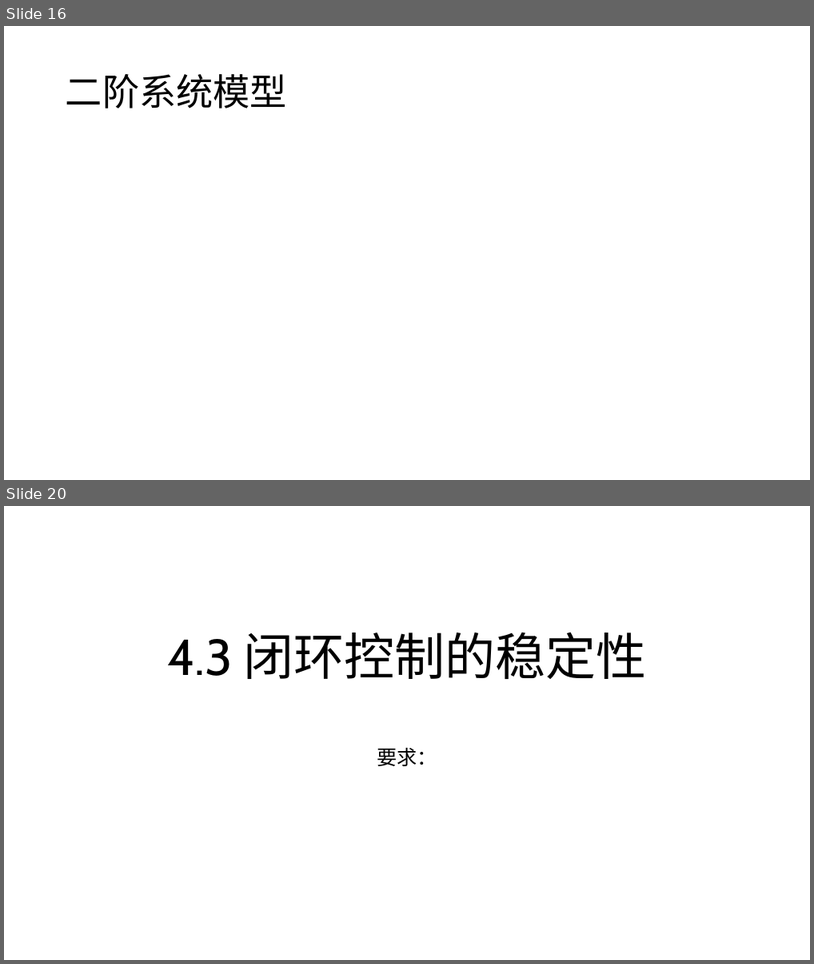
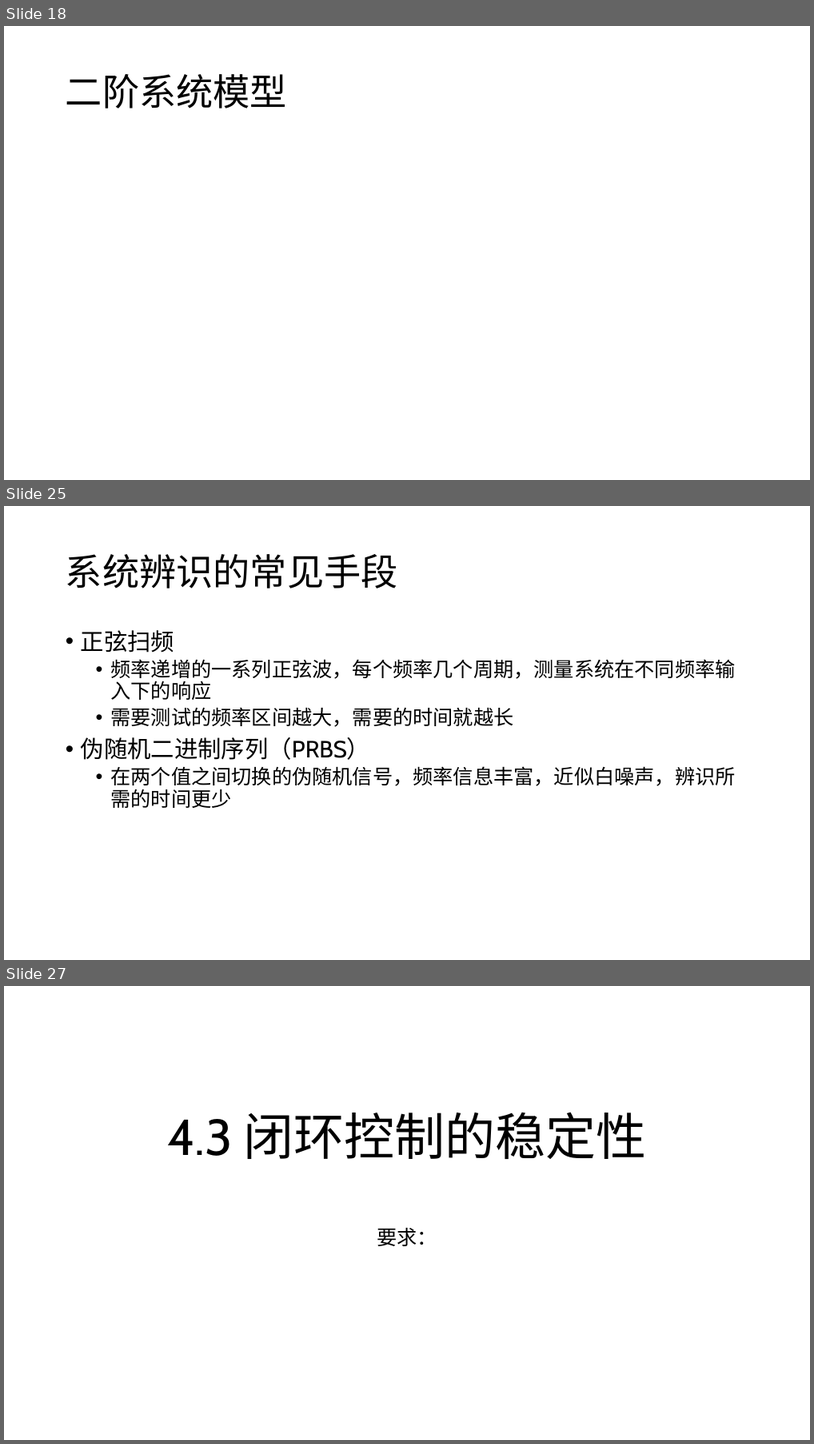
Before and after one commit to JLU-Robomaster-Embedded/embedded_tutorial, a slide deck: 4_控制器设计.pptx. Shown one above the other, each under a label of ours: slides 16 and 20 before the commit, slides 18, 25 and 27 after it; the slides between them are not shown. The pictures are 814x964 and 814x1444 pixels, drawn with LibreOffice and Linux fonts; fonts in the diff are those of the drawing; grey boxes stand for pictures. Boxes give left, top, right and bottom in pixels: in the first picture for what was removed or moved away, otherwise in the second. Text is boxed around its words. In the diff, an @@ line names an element or a change of style, - is before the commit and + after.

```diff
--- a/4_控制器设计.pptx
+++ b/4_控制器设计.pptx
@@ slide 25 added at [4,506,810,960], background #FFFFFF @@
@@ title added at [66,554,398,588], 44 pt, text #000000 @@
+系统辨识的常见手段
@@ text added at [81,630,736,808], 24 pt, text #000000 @@
+• 正弦扫频
+  • 频率递增的一系列正弦波，每个频率几个周期，测量系统在不同频率输入下的响应
+  • 需要测试的频率区间越大，需要的时间就越长
+• 伪随机二进制序列（PRBS）
+  • 在两个值之间切换的伪随机信号，频率信息丰富，近似白噪声，辨识所需的时间更少
@@ what was slide 16 is now slide 18 @@
@@ what was slide 20 is now slide 27 @@
```
Also in this commit, not shown: 9 slides changed, 18 other slides added, 6 slides removed.
